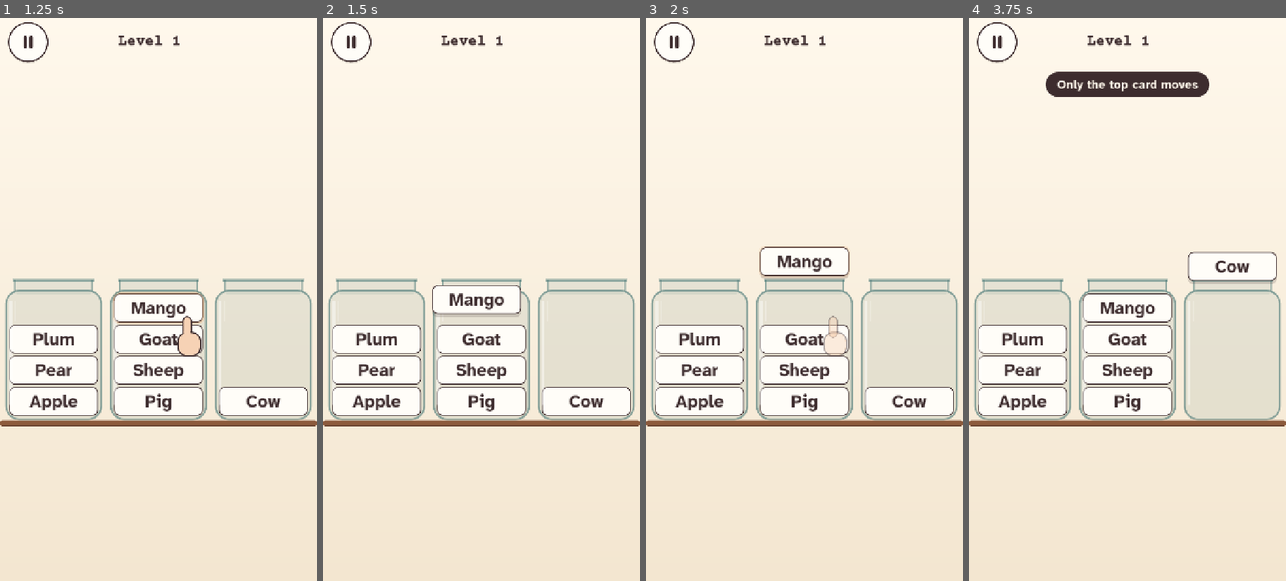
Above: before the commit, frames 1-4 (left to right).
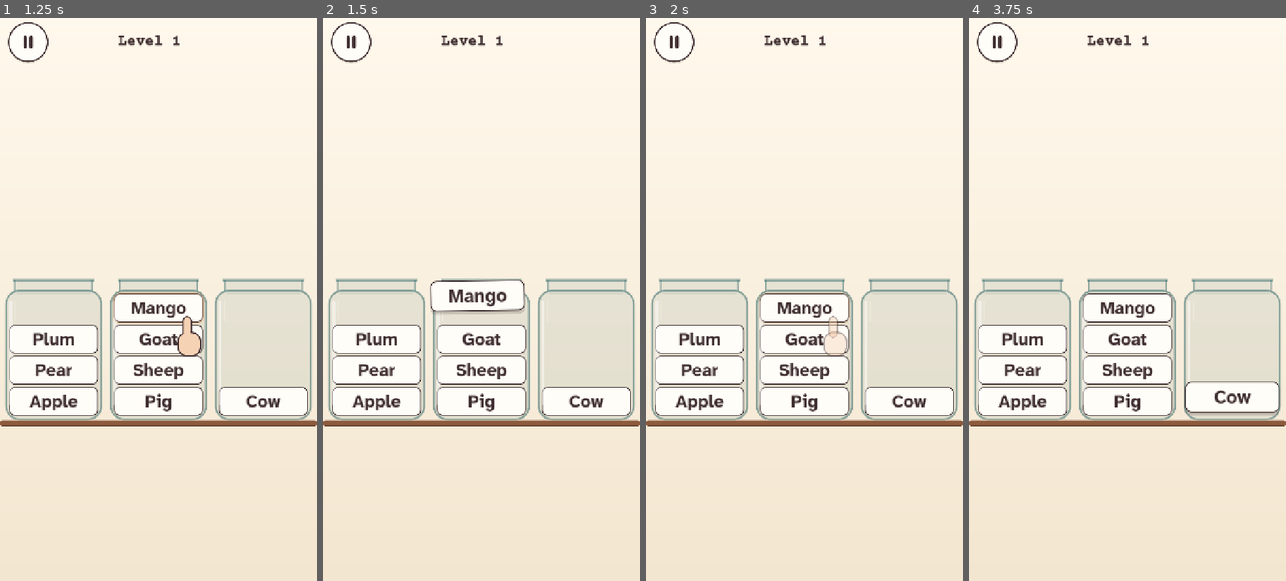
Above: after the commit, the same moments.

Repository: MehulKumars/Label-Hunt
Game: Godot game, scene res://main.tscn
Same seed, same stepped clock (60 frames per second), same inputs: the game is played once before the commit and once after it.
Inputs (mouse positions are in pixels of both pictures, inside the frame that each line leads up to):
- Up to frame 1 (1.25 s): tap Enter at 0.5 s; drag from (28, 40) to (190, 175) at 0.52 s
- Up to frame 2 (1.5 s): drag from (481, 293) to (465, 412) at 1.27 s
- Up to frame 3 (2 s): no input
- Up to frame 4 (3.75 s): move the mouse to (1159, 175) at 2.02 s; tap Ctrl at 2.1 s; click (1159, 175) at 2.17 s; drag from (1111, 412) to (1032, 215) at 2.77 s; move the mouse to (1222, 383) at 3.52 s; tap Alt at 3.6 s; click (1222, 383) at 3.67 s

Frame 1 is identical in both runs. In frame 2, 1.1% of the frame differs, in the area x 33-64%, y 46-54%; in frame 3, 2.2%; in frame 4, 4.7%, in the area x 24-99%, y 9-71%.

Commit message:
Drag follows the finger, drop by card position, sheets close on outside tap or ×
Press pops the card in place; a tap sends it to the hover spot, a drag carries it just above the fingertip
and drops it into the jar under the card (generous hit areas, highlighted while hovering). Dismissible
sheets get a × and close on an outside tap; Win/Lose and the ad sheet don't. Screenshot scenarios
drag/pick drive real input events.

Co-Authored-By: Claude Opus 5.5 <noreply@anthropic.com>

Diff:
--- a/src/app/main.gd
+++ b/src/app/main.gd
@@ -156,6 +156,7 @@
 
 func _mock_ad(grant: Callable) -> void:
 	var s := Sheet.new("Ad")
+	s.dismissible = false
 	s.add_label("Test build: a rewarded video plays here later.", 26)
 	open_sheet(s)
 	get_tree().create_timer(1.5).timeout.connect(func() -> void:
@@ -292,6 +293,10 @@
 class _BackSheet extends Sheet:
 	var back_action: Callable
 
+	func _init(heading: String = "") -> void:
+		super(heading)
+		dismissible = false
+
 	func on_back() -> bool:
 		if back_action.is_valid():
 			back_action.call()
--- a/src/app/shot_runner.gd
+++ b/src/app/shot_runner.gd
@@ -3,7 +3,7 @@
 class_name ShotRunner
 extends Node
 
-const SCENARIOS := ["t01", "t03_slip", "t07", "m01", "m01_play", "m06_frost", "m07_label", "m08_cork", "worst", "win", "lose", "pause", "test"]
+const SCENARIOS := ["t01", "t03_slip", "t07", "m01", "m01_play", "m06_frost", "m07_label", "m08_cork", "worst", "win", "lose", "pause", "test", "drag", "pick"]
 
 var out_dir := ""
 var window := Vector2i(720, 1280)
@@ -92,14 +92,76 @@
 			main.start_level(3)
 			await _wait(0.3)
 			main._open_test_menu()
+		"drag", "pick":
+			# Real input events: press on jar 0's body (below its top card), then drag towards jar 2.
+			main.start_level(10)
+			await _wait(0.4)
+			var rects: Array[Rect2] = play.board.layout["jars"]
+			var from := rects[0].position + Vector2(rects[0].size.x / 2.0, rects[0].size.y * 0.85)
+			var to := rects[5].get_center() + Vector2(0, rects[5].size.y * 0.3)
+			_touch(play.board, from, true)
+			if name == "drag":
+				for i in 12:
+					await _wait(0.03)
+					_touch(play.board, from.lerp(to, (i + 1) / 12.0), true, true)
+				await _wait(0.25)
+			_marker(play.board, to if name == "drag" else from)
+			await _wait(0.1)
+			await RenderingServer.frame_post_draw
+			_save(name, play)
+			if name == "drag":
+				_touch(play.board, to, false)
+				await _wait(0.8)
+				_save("drag_dropped", play)
+			for c in get_children():
+				c.queue_free()
+			return
 	await _wait(1.4)
 	await RenderingServer.frame_post_draw
+	_save(name, play)
+	for line in play.board.misplaced():
+		print("  MISPLACED ", line)
+
+
+func _save(name: String, play: PlayScreen) -> void:
 	var img := get_viewport().get_texture().get_image()
 	var path := "%s/%s_%dx%d.png" % [out_dir, name, img.get_width(), img.get_height()]
 	img.save_png(path)
 	print("shot: ", path, "  viewport=", get_viewport().get_visible_rect().size, " main=", main.size, " play=", play.size, " board=", play.board.size)
-	for line in play.board.misplaced():
-		print("  MISPLACED ", line)
+
+
+## Sends a real mouse event (the same path touch takes on Android) at a point in `ctl`'s local coordinates.
+func _touch(ctl: Control, local: Vector2, down: bool, motion: bool = false) -> void:
+	var screen := get_viewport().get_screen_transform() * ctl.get_global_transform_with_canvas() * local
+	var ev: InputEventMouse
+	if motion:
+		var m := InputEventMouseMotion.new()
+		m.button_mask = MOUSE_BUTTON_MASK_LEFT
+		ev = m
+	else:
+		var b := InputEventMouseButton.new()
+		b.button_index = MOUSE_BUTTON_LEFT
+		b.pressed = down
+		b.button_mask = MOUSE_BUTTON_MASK_LEFT if down else 0
+		ev = b
+	ev.position = screen
+	ev.global_position = screen
+	Input.parse_input_event(ev)
+	Input.flush_buffered_events()
+
+
+## A translucent fingertip so screenshots show where the touch is.
+func _marker(ctl: Control, local: Vector2) -> void:
+	var dot := _Dot.new()
+	dot.position = ctl.get_global_transform_with_canvas() * local
+	dot.z_index = 200
+	add_child(dot)
+
+
+class _Dot extends Node2D:
+	func _draw() -> void:
+		draw_circle(Vector2.ZERO, 34.0, Color(0.2, 0.2, 0.9, 0.35))
+		draw_arc(Vector2.ZERO, 34.0, 0, TAU, 32, Color(0.2, 0.2, 0.9, 0.8), 3.0)
 
 
 ## Plays the solver's next n moves through the real play screen.
--- a/src/ui/board/board_view.gd
+++ b/src/ui/board/board_view.gd
@@ -10,7 +10,13 @@
 signal peek_picked(card: int)
 signal lid_finished(jar: int)
 
-const DRAG_START := 16.0
+const DRAG_START := 12.0
+## A dragged card rides this far above the fingertip (in card heights, centre to touch point) so the finger never
+## hides the word.
+const FINGER_LIFT := 1.15
+## How quickly a dragged card catches up with the finger (per second, exponential).
+const FOLLOW_RATE := 32.0
+const PICK_RISE := 10.0
 
 var session: Session
 var layout: Dictionary = {}
@@ -21,8 +27,14 @@
 var peek_mode := false
 var reduce_motion := false
 var _dragging := false
+var _pressing := false
+## True while the press that picked the card up is still down (release = tap, so the card goes to its hover spot).
+var _fresh_pick := false
 var _press_pos := Vector2.ZERO
-var _drag_offset := Vector2.ZERO
+var _finger := Vector2.ZERO
+var _hot := -1
+## A buried card under the press: if the press turns out to be a tap, it gets the "only the top moves" nudge.
+var _buried_hit := -1
 var _flights := {} # CardView -> Tween
 var _wobble := {} # jar -> Tween
 var _misc: Array[Tween] = []
@@ -30,6 +42,7 @@
 
 func _init() -> void:
 	mouse_filter = Control.MOUSE_FILTER_STOP
+	set_process(false)
 
 
 func _notification(what: int) -> void:
@@ -55,6 +68,7 @@
 	_wobble.clear()
 	lifted_jar = -1
 	peek_mode = false
+	_end_drag()
 	for j in s.board.jar_count():
 		_add_jar_nodes()
 	for c in s.level.card_count():
@@ -95,6 +109,7 @@
 	for c in cards:
 		var cv: CardView = cards[c]
 		cv.size = layout["card_size"]
+		cv.pivot_offset = cv.size / 2.0
 		cv.font_size = layout["font"]
 	refresh_jars()
 	refresh_cards(false)
@@ -145,6 +160,8 @@
 		for k in jar.size():
 			var cv: CardView = cards[jar[k]]
 			var lifted := j == lifted_jar and k == jar.size() - 1
+			if lifted and _dragging:
+				continue
 			var target := hover_pos(j) if lifted else slot_pos(j, k)
 			if cv.position.distance_to(target) < 0.5 and not _flights.has(cv):
 				continue
@@ -187,6 +204,12 @@
 
 # --- input ---------------------------------------------------------------------------------------------------------
 
+## Input model:
+## - Press a jar: its top card pops up in place (same frame).
+## - Release without moving (a tap): the card glides to its hover spot above the jar; tap another jar to drop.
+## - Move past DRAG_START: the card rides just above the fingertip; release over any jar to drop there.
+##   The drop jar is the one under the card (generous column hit areas), highlighted while you hover.
+## - Tap the lifted card's own jar again, or empty space, to put it back.
 func _gui_input(event: InputEvent) -> void:
 	if session == null or session.is_over():
 		return
@@ -196,19 +219,22 @@
 		else:
 			_on_release(event.position)
 		accept_event()
-	elif event is InputEventMouseMotion and lifted_jar >= 0 and (event.button_mask & MOUSE_BUTTON_MASK_LEFT) != 0:
-		if not _dragging and event.position.distance_to(_press_pos) > DRAG_START:
-			_dragging = true
+	elif event is InputEventMouseMotion and _pressing and lifted_jar >= 0 \
+			and (event.button_mask & MOUSE_BUTTON_MASK_LEFT) != 0:
+		_finger = event.position
+		if not _dragging and _finger.distance_to(_press_pos) > DRAG_START:
+			_start_drag()
 		if _dragging:
-			var cv := top_card(lifted_jar)
-			_stop(cv)
-			cv.position = event.position - _drag_offset
+			_set_hot(_drop_target())
 		accept_event()
 
 
 func _on_press(pos: Vector2) -> void:
 	_press_pos = pos
+	_finger = pos
 	_dragging = false
+	_pressing = false
+	_fresh_pick = false
 	if peek_mode:
 		var c := card_at(pos)
 		if c >= 0:
@@ -216,7 +242,10 @@
 		return
 	var j := jar_at(pos)
 	if lifted_jar >= 0:
-		if j < 0 or j == lifted_jar:
+		if j == lifted_jar or _on_card(top_card(lifted_jar), pos):
+			# Press on the lifted card's jar: a tap puts it back, a drag carries it.
+			_pressing = true
+		elif j < 0:
 			cancel_lift()
 		else:
 			drop_requested.emit(lifted_jar, j)
@@ -226,27 +255,47 @@
 			wobble(j, 0.5)
 		return
 	var hit := card_at(pos)
-	lift(j)
-	if hit >= 0 and hit != session.board.top(j):
-		(cards[hit] as CardView).nudge()
-		buried_tapped.emit(hit)
-	_drag_offset = pos - hover_pos(j)
-
-
-func _on_release(pos: Vector2) -> void:
-	if lifted_jar < 0 or not _dragging:
-		_dragging = false
-		return
-	_dragging = false
-	var j := jar_at(pos)
-	if j >= 0 and j != lifted_jar:
-		drop_requested.emit(lifted_jar, j)
-	elif j == lifted_jar:
-		_fly(top_card(j), hover_pos(j), 0.1, 0.0, false)
+	_buried_hit = hit if hit >= 0 and hit != session.board.top(j) else -1
+	_pick(j)
+
+
+func _on_release(_pos: Vector2) -> void:
+	var was_pressing := _pressing
+	_pressing = false
+	if lifted_jar < 0 or not was_pressing:
+		_end_drag()
+		return
+	if _dragging:
+		var to := _drop_target()
+		_end_drag()
+		if to >= 0 and to != lifted_jar:
+			drop_requested.emit(lifted_jar, to)
+		else:
+			cancel_lift()
+	elif _fresh_pick:
+		_fly(top_card(lifted_jar), hover_pos(lifted_jar), Style.T_LIFT + 0.04, 0.0, false)
+		if _buried_hit >= 0:
+			(cards[_buried_hit] as CardView).nudge()
+			buried_tapped.emit(_buried_hit)
 	else:
 		cancel_lift()
-
-
+	_fresh_pick = false
+
+
+## Picks up the top card of jar j: it pops up in place and waits to see whether this is a tap or a drag.
+func _pick(j: int) -> void:
+	lifted_jar = j
+	_pressing = true
+	_fresh_pick = true
+	var cv := top_card(j)
+	cv.set_lifted(true)
+	_fly(cv, slot_pos(j, session.board.size(j) - 1) + Vector2(0, -PICK_RISE), 0.06, 0.0, false)
+	Sfx.play("lift")
+	Haptics.lift()
+	lift_started.emit(j)
+
+
+## Programmatic lift straight to the hover spot (tutorial replays and screenshots).
 func lift(j: int) -> void:
 	lifted_jar = j
 	var cv := top_card(j)
@@ -258,13 +307,89 @@
 
 
 func cancel_lift() -> void:
+	_pressing = false
+	_end_drag()
 	if lifted_jar < 0:
 		return
 	var j := lifted_jar
 	lifted_jar = -1
 	var cv := top_card(j)
-	_fly(cv, slot_pos(j, session.board.size(j) - 1), 0.1, 0.0, true)
+	_fly(cv, slot_pos(j, session.board.size(j) - 1), 0.12, 0.0, true)
 	lift_cancelled.emit()
+
+
+func _start_drag() -> void:
+	_dragging = true
+	_fresh_pick = false
+	_stop(top_card(lifted_jar))
+	set_process(true)
+
+
+func _end_drag() -> void:
+	_dragging = false
+	_set_hot(-1)
+	set_process(false)
+
+
+## Where the dragged card wants to be: centred on the finger, lifted clear of the fingertip.
+func _drag_anchor() -> Vector2:
+	var cs: Vector2 = layout["card_size"]
+	return _finger - Vector2(cs.x / 2.0, cs.y / 2.0 + cs.y * FINGER_LIFT)
+
+
+func _process(delta: float) -> void:
+	if not _dragging or lifted_jar < 0:
+		return
+	var cv := top_card(lifted_jar)
+	var before := cv.position
+	var k := 1.0 - exp(-FOLLOW_RATE * delta)
+	cv.position = before.lerp(_drag_anchor(), k)
+	if not reduce_motion and delta > 0.0:
+		# Lean into the direction of travel, like a card held by its top edge.
+		var lean := clampf((cv.position.x - before.x) / delta * 0.00022, -0.14, 0.14)
+		cv.rotation = lerpf(cv.rotation, lean, 1.0 - exp(-14.0 * delta))
+
+
+## The jar under the dragged card's centre, else under the finger, else the nearest jar within reach.
+func _drop_target() -> int:
+	if lifted_jar < 0 or layout.is_empty():
+		return -1
+	var cv := top_card(lifted_jar)
+	var centre := _drag_anchor() + cv.size / 2.0
+	var j := jar_at(centre)
+	if j < 0:
+		j = jar_at(_finger)
+	if j >= 0:
+		return j
+	var rects: Array[Rect2] = layout["jars"]
+	var best := -1
+	var best_d := rects[0].size.x * 0.8
+	for i in rects.size():
+		var d := rects[i].get_center().distance_to(centre)
+		if d < best_d:
+			best = i
+			best_d = d
+	return best
+
+
+## Highlights the jar a drag would drop into (any jar, legal or not, so it never hints at groups).
+func _set_hot(j: int) -> void:
+	if j == lifted_jar:
+		j = -1
+	if j == _hot:
+		return
+	if _hot >= 0 and _hot < fronts.size():
+		fronts[_hot].hot = false
+		fronts[_hot].queue_redraw()
+	_hot = j
+	if j >= 0:
+		fronts[j].hot = true
+		fronts[j].queue_redraw()
+		Haptics.tick(4, 0.2)
+
+
+func _on_card(cv: CardView, pos: Vector2) -> bool:
+	return cv != null and Rect2(cv.position, cv.size).grow(8.0).has_point(pos)
 
 
 # --- results from Session ---------------------------------------------------------------------------------------
@@ -280,7 +405,10 @@
 				var to: int = e["to"]
 				var slot := session.board.jars[to].find(e["card"])
 				cv.set_lifted(true)
-				var tw := _fly(cv, slot_pos(to, slot), Style.T_DROP + 0.04, 70.0, true, stagger)
+				# From the hover spot the card arcs over; from a drag it is already above the jar, so it just drops in.
+				var target := slot_pos(to, slot)
+				var arc := 70.0 if cv.position.y > target.y - 40.0 or absf(cv.position.x - target.x) > 60.0 else 12.0
+				var tw := _fly(cv, target, Style.T_DROP + 0.04, arc, true, stagger)
 				stagger += 0.06
 				if stagger <= 0.07:
 					tw.finished.connect(_landed.bind(to))
@@ -441,7 +569,9 @@
 		var cv: CardView = cards[jar[k]]
 		if _flights.has(cv) or cv.lifted:
 			continue
-		cv.position = pivot + (slot_pos(j, k) - pivot).rotated(rad)
+		# Cards turn about their own centre (pivot_offset), so rotate the centre around the jar's base.
+		var centre := slot_pos(j, k) + cv.size / 2.0
+		cv.position = pivot + (centre - pivot).rotated(rad) - cv.size / 2.0
 		cv.rotation = rad
 
 
@@ -454,13 +584,15 @@
 
 func _fly(cv: CardView, target: Vector2, dur: float, arc: float, settle: bool, delay: float = 0.0) -> Tween:
 	_stop(cv)
-	cv.rotation = 0.0
 	var from := cv.position
+	var lean := cv.rotation
 	var tw := cv.create_tween()
 	_flights[cv] = tw
 	if delay > 0.0:
 		tw.tween_interval(delay)
-	tw.tween_method(func(t: float) -> void: cv.position = _bezier(from, target, arc, t), 0.0, 1.0, dur) \
+	tw.tween_method(func(t: float) -> void:
+		cv.position = _bezier(from, target, arc, t)
+		cv.rotation = lean * (1.0 - t), 0.0, 1.0, dur) \
 		.set_trans(Tween.TRANS_SINE).set_ease(Tween.EASE_OUT)
 	tw.finished.connect(func() -> void:
 		_flights.erase(cv)
--- a/src/ui/board/card_view.gd
+++ b/src/ui/board/card_view.gd
@@ -38,8 +38,12 @@
 
 
 func set_lifted(on: bool) -> void:
+	if on == lifted:
+		return
 	lifted = on
 	z_index = 5 if on else 1
+	var s := 1.06 if on else 1.0
+	create_tween().tween_property(self, "scale", Vector2(s, s), 0.08).set_trans(Tween.TRANS_BACK).set_ease(Tween.EASE_OUT)
 	queue_redraw()
 
 
--- a/src/ui/board/jar_view.gd
+++ b/src/ui/board/jar_view.gd
@@ -17,6 +17,8 @@
 var label_color := Style.PAPRIKA
 var shine_t := -1.0
 var dim := false
+## A dragged card is over this jar (shown on every jar alike, so it never hints at which drop is right).
+var hot := false
 
 
 func _init(l: Layer = Layer.BACK) -> void:
@@ -36,6 +38,8 @@
 		draw_style_box(Style.box(Style.GLASS_FILL, 8), mouth)
 		return
 	var edge := Style.GLASS_EDGE
+	if hot:
+		draw_style_box(_outline(Color(Style.APRICOT, 0.6), 8, 34), body.grow(5))
 	draw_style_box(_outline(edge, 4, 30), body)
 	draw_line(Vector2(mouth.position.x, 2), Vector2(mouth.position.x, neck + 4), edge, 4.0, true)
 	draw_line(Vector2(mouth.end.x, 2), Vector2(mouth.end.x, neck + 4), edge, 4.0, true)
--- a/src/ui/kit/sheet.gd
+++ b/src/ui/kit/sheet.gd
@@ -1,14 +1,19 @@
 ## Base for every popup: dims the screen, slides a paper panel up, and closes on Back unless told otherwise.
+## Dismissible sheets also close from a × button and from a tap on the dimmed area outside the panel.
 ## Built from plain Controls (never Window-based nodes, which show default chrome).
 class_name Sheet
 extends Control
 
 signal closed
 
+## False for sheets that need a decision (results, a playing ad): no ×, and outside taps do nothing.
+var dismissible := true
 var panel: Control
 var body: VBoxContainer
 var title := ""
 var _dim: ColorRect
+var _outside_press := false
+var _closing := false
 
 
 func _init(heading: String = "") -> void:
@@ -42,6 +47,10 @@
 
 func _ready() -> void:
 	modulate.a = 0.0
+	if dismissible:
+		var x := _CloseButton.new()
+		x.pressed.connect(func() -> void: on_back())
+		panel.add_child(x)
 	_fit()
 	# Wrapped labels only know their height once the containers have given them a width.
 	await get_tree().process_frame
@@ -60,15 +69,35 @@
 	var h := minf(body.get_combined_minimum_size().y + 72.0, size.y - 48.0)
 	panel.size = Vector2(w, h)
 	panel.position = Vector2((size.x - w) / 2.0, maxf(24.0, (size.y - h) / 2.0))
+	for child in panel.get_children():
+		if child is _CloseButton:
+			child.position = Vector2(w - child.size.x - 6.0, 6.0)
 
 
-## Called by Main on Android Back. Return true if handled.
+## Taps that reach the sheet itself landed outside the panel (the panel swallows its own). Press and release both
+## have to be outside, so a drag that started on a button can't close the sheet by accident.
+func _gui_input(event: InputEvent) -> void:
+	if not (event is InputEventMouseButton) or event.button_index != MOUSE_BUTTON_LEFT:
+		return
+	accept_event()
+	if event.pressed:
+		_outside_press = true
+	elif _outside_press:
+		_outside_press = false
+		if dismissible and not _closing:
+			on_back()
+
+
+## Called by Main on Android Back, and by the × and outside taps on dismissible sheets. Return true if handled.
 func on_back() -> bool:
 	close()
 	return true
 
 
 func close() -> void:
+	if _closing:
+		return
+	_closing = true
 	mouse_filter = Control.MOUSE_FILTER_IGNORE
 	var tw := create_tween()
 	tw.tween_property(self, "modulate:a", 0.0, 0.12)
@@ -116,3 +145,34 @@
 	func _draw() -> void:
 		draw_style_box(Style.box(Style.SHADOW, 30), Rect2(Vector2(0, 8), size))
 		draw_style_box(Style.box(Style.PAPER, 30, 3, Style.INK), Rect2(Vector2.ZERO, size))
+
+
+## The × in the panel's top-right corner: a 56 px disc inside an 88 px touch target.
+class _CloseButton extends Control:
+	signal pressed
+
+	var _down := false
+
+	func _init() -> void:
+		size = Vector2(88, 88)
+		mouse_filter = Control.MOUSE_FILTER_STOP
+
+	func _gui_input(event: InputEvent) -> void:
+		if not (event is InputEventMouseButton) or event.button_index != MOUSE_BUTTON_LEFT:
+			return
+		accept_event()
+		if event.pressed:
+			_down = true
+			Sfx.play("tap", 1.0, 0.05, -4.0)
+			Haptics.tick(6, 0.25)
+		elif _down:
+			_down = false
+			if Rect2(Vector2.ZERO, size).has_point(event.position):
+				pressed.emit()
+
+	func _draw() -> void:
+		var c := size / 2.0
+		draw_circle(c, 28.0, Style.PAPER_DEEP)
+		var d := 10.0
+		draw_line(c + Vector2(-d, -d), c + Vector2(d, d), Style.INK, 5.0, true)
+		draw_line(c + Vector2(d, -d), c + Vector2(-d, d), Style.INK, 5.0, true)
